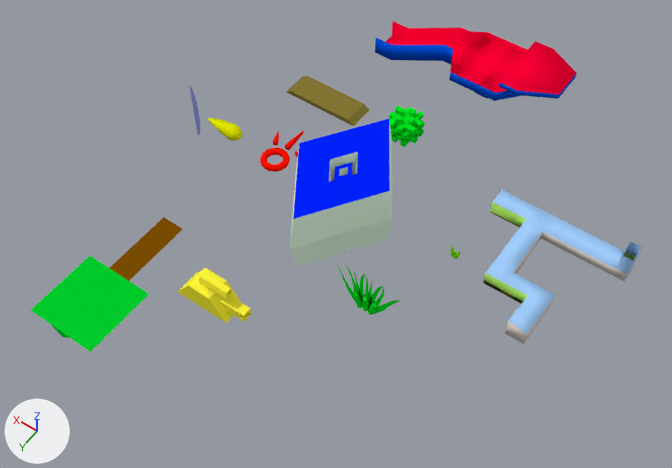
One commit to the Blender file Blend Files/Blend/start.blend: the scene before it, then after it.
Camera for both pictures: a camera (50 mm lens) standing at (-9.19, 13.2, 18.76) and looking at (-0.81, 1.46, 0.32). Lighting does not change. The marker at lower left points along +X, +Y and +Z. The same objects are shown in both versions, whatever each file hides.

The first picture shows 'Tank', 'Test level', 'bush', 'diamond', 'platform', 'ramps', 'reward', 'single grassa', 'tree'.
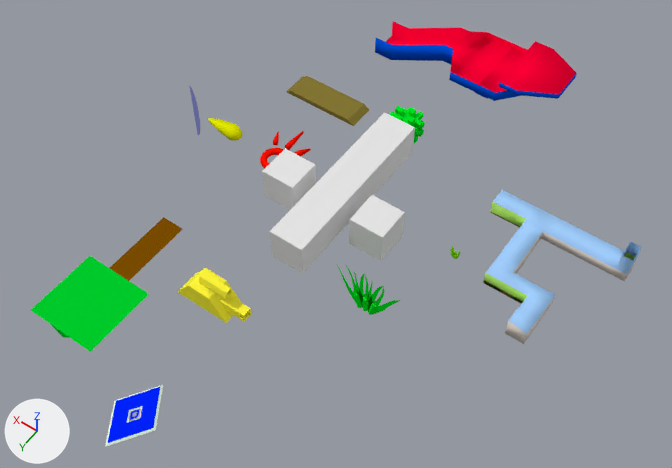
Where the change shows, as pixel boxes [x1, y1, x2, y2] in the pictures (672 x 468 px):
'diamond', moved, rescaled (43% narrower, 58% shorter): before [290, 119, 392, 267]; after [105, 385, 163, 447]
'cubex', added: after [262, 112, 415, 274]

The edits, one by one:
Mesh me_cube_009 is new.
It consists of a box spanning x -0.5..0.5, y -2.67..2.47, z -0.5..0.5; a box spanning x -1.9..-0.9, y 0.0..1.0, z -0.5..0.5; a box spanning x 0.9..1.9, y 0.0..1.0, z -0.5..0.5.
Object 'diamond' (ob_diamond) moves from (0.0, 0.0, 0.0) to (0.0, 8.0, 0.0).
Object 'diamond' (ob_diamond) is rescaled from (1.0, 1.0, 1.0) to (0.4, 0.4, 0.04).
Object 'cubex' (ob_cubex) is new; it shows me_cube_009.
Its location is (0.0, 0.0, 0.0).
